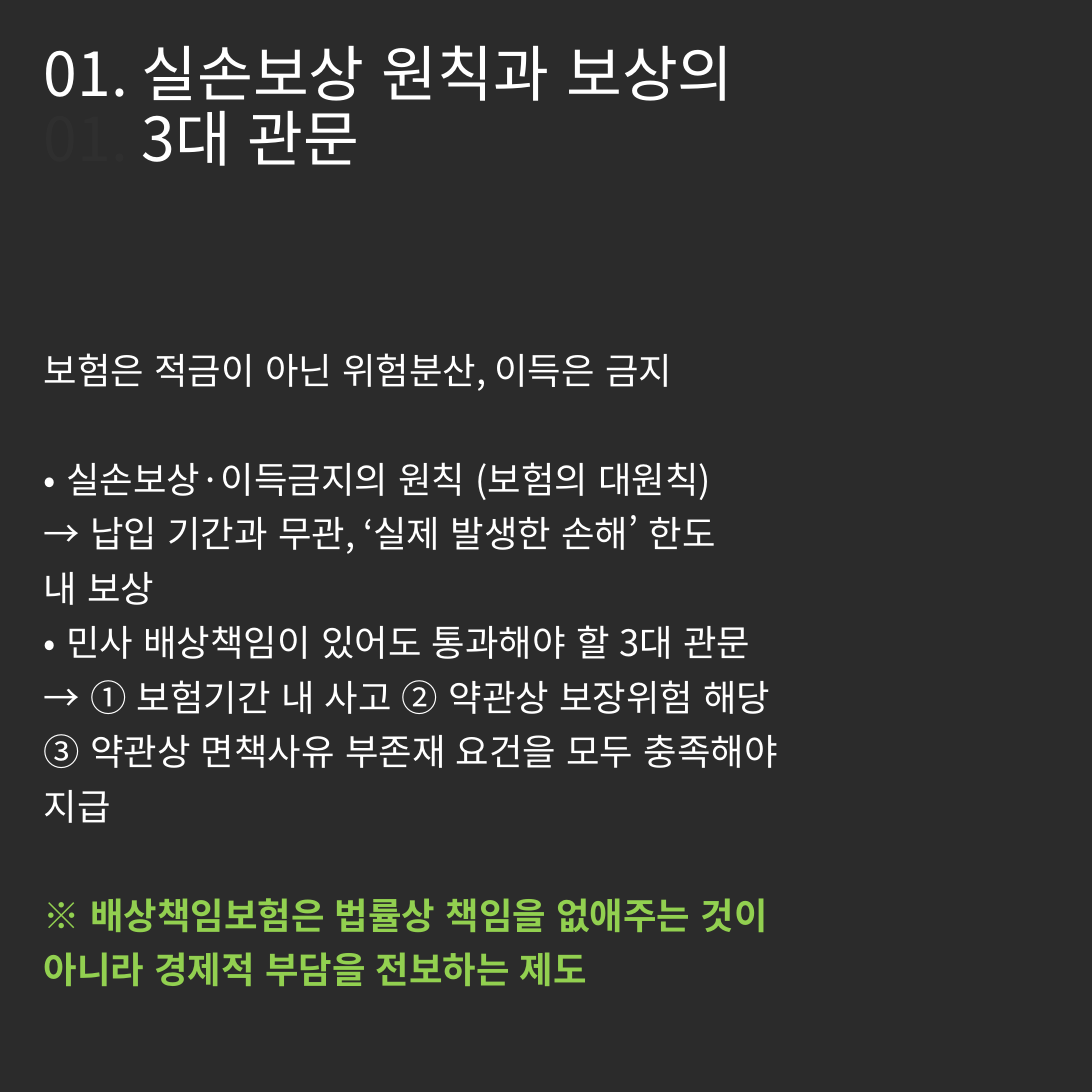
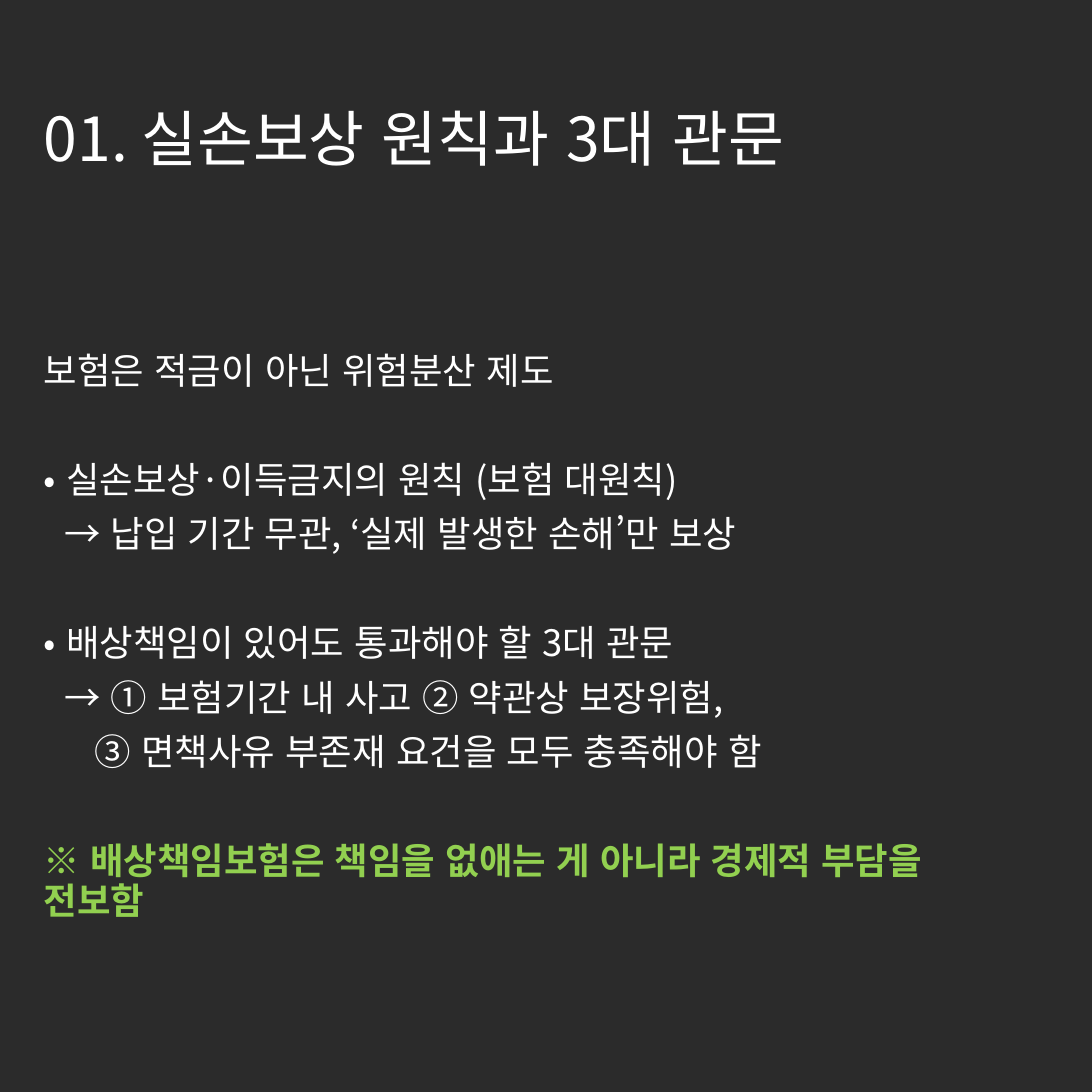
Before and after one commit to tladjuster00000029/brunch-SNS--auto, a slide deck: slide 2 of posts/images/generated_cards.pptx. Drawn at 1092x1092 pixels with LibreOffice and Linux fonts; fonts in the diff are those of the drawing; background and template pictures are left out; a plain dark background stands for a picture behind light text. Boxes give left, top, right and bottom in pixels: in the first picture for what was removed or moved away, otherwise in the second. Text is boxed around its words. In the diff, an @@ line names an element or a change of style, - is before the commit and + after.

```diff
--- a/posts/images/generated_cards.pptx
+++ b/posts/images/generated_cards.pptx
@@ title at <box>44,110,785,166</box>: text changed @@
-01. 실손보상 원칙과 보상의
-01. 3대 관문
+01. 실손보상 원칙과 3대 관문
@@ subtitle at <box>44,353,922,917</box>: text changed @@
-보험은 적금이 아닌 위험분산, 이득은 금지
-• 실손보상·이득금지의 원칙 (보험의 대원칙)
-→ 납입 기간과 무관, ‘실제 발생한 손해’ 한도
-내 보상
-• 민사 배상책임이 있어도 통과해야 할 3대 관문
-→ ① 보험기간 내 사고 ② 약관상 보장위험 해당
-③ 약관상 면책사유 부존재 요건을 모두 충족해야
-지급
-※ 배상책임보험은 법률상 책임을 없애주는 것이
-아니라 경제적 부담을 전보하는 제도
+보험은 적금이 아닌 위험분산 제도
+• 실손보상·이득금지의 원칙 (보험 대원칙)
+→ 납입 기간 무관, ‘실제 발생한 손해’만 보상
+• 배상책임이 있어도 통과해야 할 3대 관문
+→ ① 보험기간 내 사고 ② 약관상 보장위험,
+③ 면책사유 부존재 요건을 모두 충족해야 함
+※ 배상책임보험은 책임을 없애는 게 아니라 경제적 부담을 전보함
```
Also in this commit, not shown: 4 other slides changed, 7 other files.
